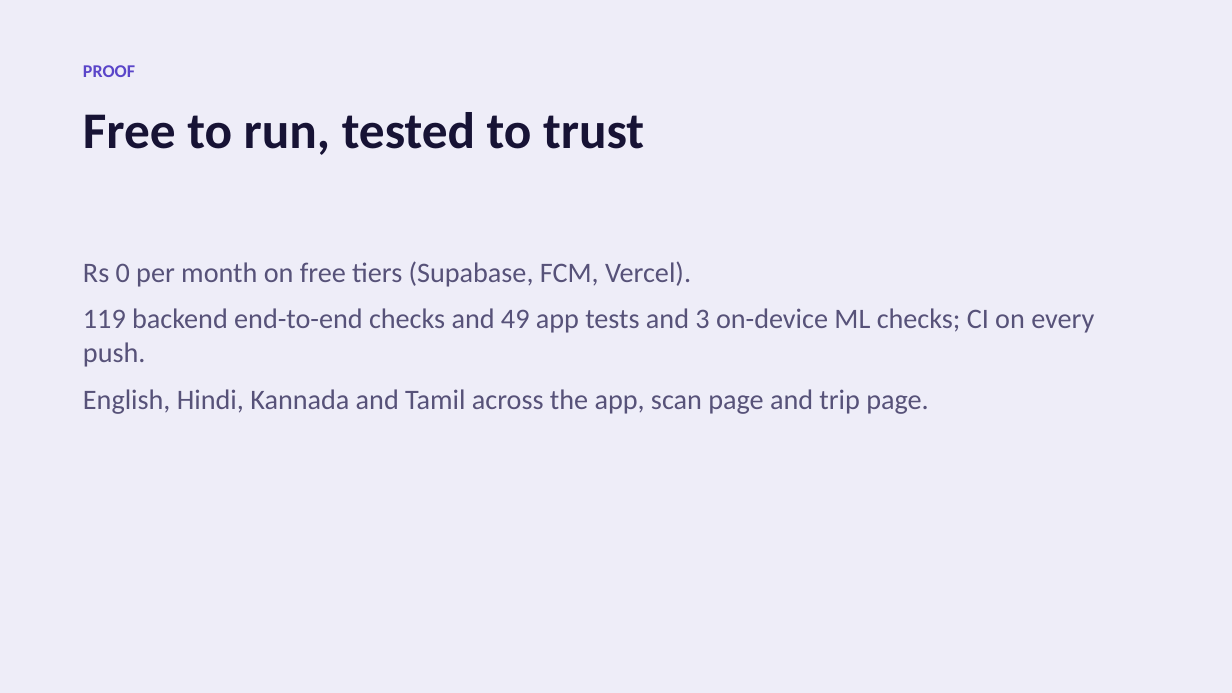
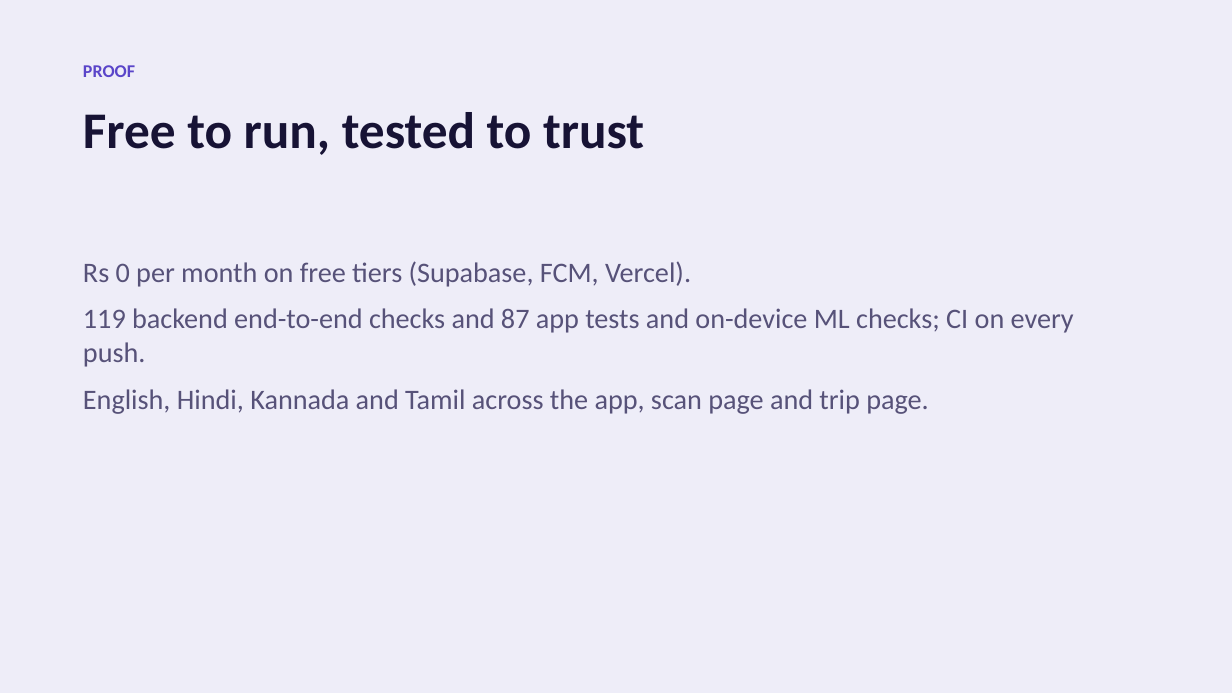
Before and after one commit to nikhilcherry/connect, a slide deck: slide 12 of docs/connect-iqoo-deck.pptx (slide 10 before the commit). Drawn at 1232x693 pixels with LibreOffice and Linux fonts; fonts in the diff are those of the drawing. Boxes give left, top, right and bottom in pixels: in the first picture for what was removed or moved away, otherwise in the second. Text is boxed around its words. In the diff, an @@ line names an element or a change of style, - is before the commit and + after.

```diff
--- a/docs/connect-iqoo-deck.pptx
+++ b/docs/connect-iqoo-deck.pptx
@@ text at (83,308,1074,367): text changed @@
-119 backend end-to-end checks and 49 app tests and 3 on-device ML checks; CI on every push.
+119 backend end-to-end checks and 87 app tests and on-device ML checks; CI on every push.
```
Also in this commit, not shown: 1 other slide changed, 2 slides added.
